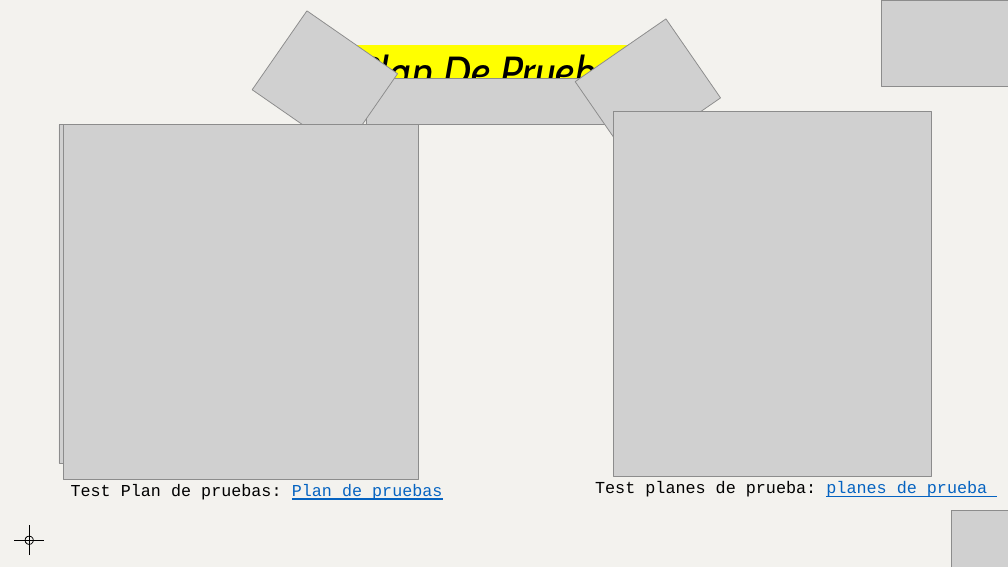
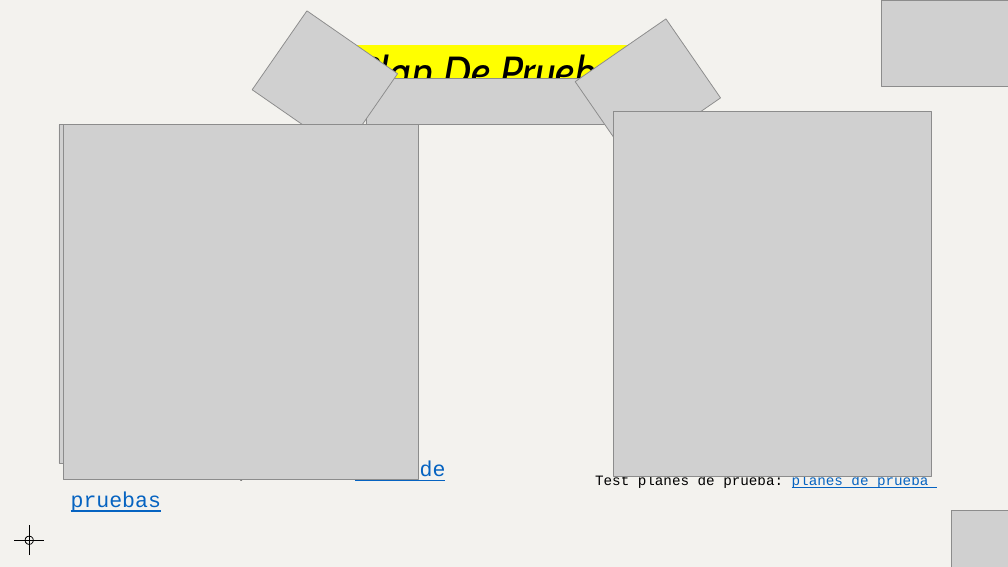
Before and after one commit to HailChefcito/Chefcito, a slide deck: slide 10 of Trimestre 2/Chefcito (1).pptx. Drawn at 1008x567 pixels with LibreOffice and Linux fonts; fonts in the diff are those of the drawing; grey boxes stand for pictures. Boxes give left, top, right and bottom in pixels: in the first picture for what was removed or moved away, otherwise in the second. Text is boxed around its words. In the diff, an @@ line names an element or a change of style, - is before the commit and + after.

```diff
--- a/Trimestre 2/Chefcito (1).pptx
+++ b/Trimestre 2/Chefcito (1).pptx
@@ text "Test planes de prueba: planes ..." at bbox=[595, 474, 928, 488]: size 16 to 13.6 pt @@
@@ text "Test Plan de pruebas: Plan ..." at bbox=[71, 461, 446, 512]: size 15.9 to 20.5 pt; line spacing 1 to 1.2 @@
```
Also in this commit, not shown: 2 other slides changed, 2 slides added, 1 other file.
